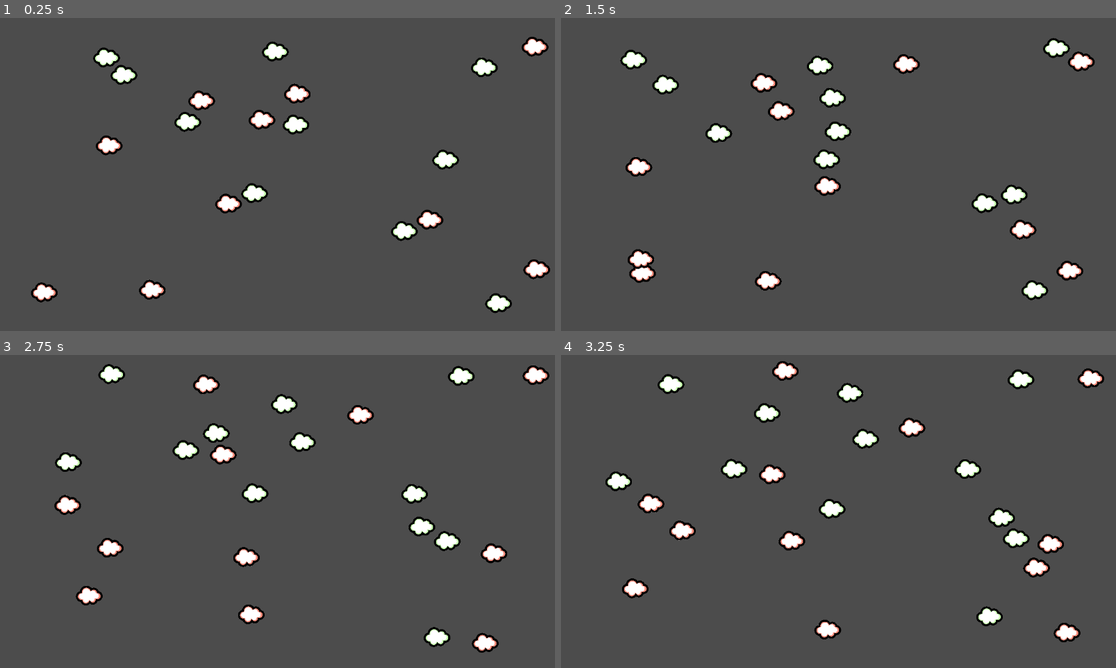
Above: before the commit, frames 1-4 (two rows, left to right).
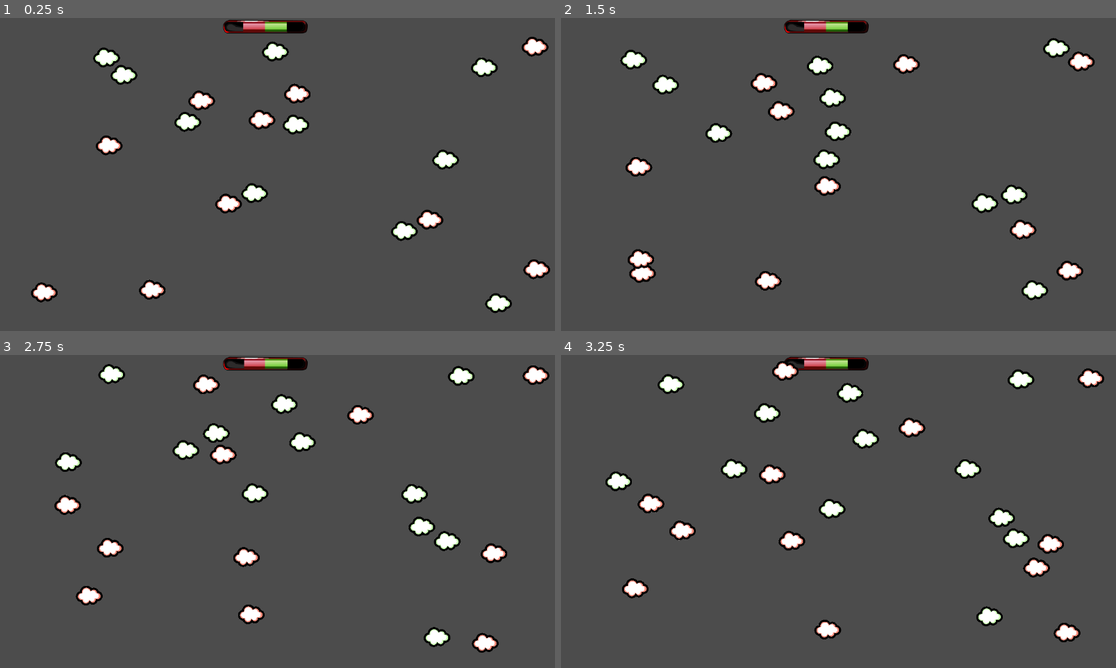
Above: after the commit, the same moments.

Repository: JadeMaveric/GMTK20
Game: Godot game, scene res://main.tscn
Same seed, same stepped clock (60 frames per second), same inputs: the game is played once before the commit and once after it.
Inputs (mouse positions are in pixels of both pictures, inside the frame that each line leads up to):
- Up to frame 1 (0.25 s): no input
- Up to frame 2 (1.5 s): move the mouse to (838, 64) at 0.52 s; click (838, 64) at 0.67 s; move the mouse to (633, 265) at 1.27 s; click (633, 265) at 1.42 s
- Up to frame 3 (2.75 s): move the mouse to (405, 527) at 2.02 s; click (405, 527) at 2.17 s
- Up to frame 4 (3.25 s): move the mouse to (1054, 555) at 2.77 s; click (1054, 555) at 2.92 s

The runs differ from the first frame. In frame 1, 0.6% of the frame differs, in the area x 40-56%, y 0-5%; in frame 2, 0.6%; in frame 3, 0.6%; in frame 4, 0.6%.

Commit message:
Add crude addiction|boredom bar

Diff:
--- /dev/null
+++ b/gui/controller.gd
@@ -0,0 +1,18 @@
+extends MarginContainer
+
+
+onready var red_label = $Bar/BaddiesCount
+onready var red_bar = $Bar/Baddies
+onready var green_label = $Bar/GoodiesCount
+onready var green_bar = $Bar/Goodies
+onready var tween = $Tween
+
+
+# Called when the node enters the scene tree for the first time.
+func _ready():
+	pass
+
+
+# Called every frame. 'delta' is the elapsed time since the previous frame.
+#func _process(delta):
+#	pass
--- /dev/null
+++ b/gui/gui.tscn
@@ -0,0 +1,56 @@
+[gd_scene load_steps=6 format=2]
+
+[ext_resource path="res://gui/bar_red.png" type="Texture" id=1]
+[ext_resource path="res://gui/bar_red_bg.png" type="Texture" id=2]
+[ext_resource path="res://gui/bar_green_bg.png" type="Texture" id=3]
+[ext_resource path="res://gui/bar_green.png" type="Texture" id=4]
+[ext_resource path="res://gui/controller.gd" type="Script" id=5]
+
+[node name="GUI" type="MarginContainer"]
+anchor_left = 0.5
+anchor_right = 0.5
+margin_left = -128.0
+margin_right = 88.0
+margin_bottom = 41.0
+mouse_default_cursor_shape = 2
+script = ExtResource( 5 )
+__meta__ = {
+"_edit_use_anchors_": false
+}
+
+[node name="Tween" type="Tween" parent="."]
+
+[node name="Bar" type="HBoxContainer" parent="."]
+margin_right = 216.0
+margin_bottom = 41.0
+custom_constants/separation = 0
+
+[node name="BaddiesCount" type="Label" parent="Bar"]
+visible = false
+margin_top = 13.0
+margin_right = 8.0
+margin_bottom = 27.0
+text = "0"
+
+[node name="Baddies" type="TextureProgress" parent="Bar"]
+margin_right = 100.0
+margin_bottom = 41.0
+value = 9.0
+texture_under = ExtResource( 2 )
+texture_progress = ExtResource( 1 )
+fill_mode = 1
+
+[node name="Goodies" type="TextureProgress" parent="Bar"]
+margin_left = 100.0
+margin_right = 200.0
+margin_bottom = 41.0
+texture_under = ExtResource( 3 )
+texture_progress = ExtResource( 4 )
+
+[node name="GoodiesCount" type="Label" parent="Bar"]
+visible = false
+margin_left = 200.0
+margin_top = 13.0
+margin_right = 208.0
+margin_bottom = 27.0
+text = "0"
--- /dev/null
+++ b/main.gd
@@ -0,0 +1,40 @@
+extends Node
+
+
+# Declare member variables here. Examples:
+# var a = 2
+# var b = "text"
+
+func thought_count():
+	var goodies = 0
+	var baddies = 0
+	for child in $ThoughtController.get_children():
+		if child.is_in_group("good_thought"):
+			goodies += 1
+		elif child.is_in_group("bad_thought"):
+			baddies += 1
+	return {"goodies": goodies, "baddies": baddies}
+
+
+# Called when the node enters the scene tree for the first time.
+func _ready():
+	pass # Replace with function body.
+
+
+# Called every frame. 'delta' is the elapsed time since the previous frame.
+func _process(delta):
+	var count = thought_count()
+	var goodies :float = float(count["goodies"])
+	var baddies :float = float(count["baddies"])
+
+	if goodies == 0 and baddies == 0:
+		return
+
+	var good_score = goodies / (goodies + baddies)
+	var bad_score = baddies / (goodies + baddies)
+
+	$GUI/Bar/Goodies.set_as_ratio(good_score)
+	$GUI/Bar/Baddies.set_as_ratio(bad_score)
+
+	$GUI/Bar/GoodiesCount.text = str(goodies)
+	$GUI/Bar/BaddiesCount.text = str(baddies)
--- a/main.tscn
+++ b/main.tscn
@@ -1,11 +1,17 @@
-[gd_scene load_steps=3 format=2]
+[gd_scene load_steps=5 format=2]
 
+[ext_resource path="res://gui/gui.tscn" type="PackedScene" id=1]
 [ext_resource path="res://thoughts/controller.gd" type="Script" id=2]
+[ext_resource path="res://main.gd" type="Script" id=3]
 
 [sub_resource type="RectangleShape2D" id=1]
 extents = Vector2( 664.12, 10 )
 
-[node name="Main" type="Node2D"]
+[node name="Main" type="Node"]
+script = ExtResource( 3 )
+
+[node name="GUI" parent="." instance=ExtResource( 1 )]
+margin_bottom = 81.0
 
 [node name="ThoughtController" type="Node" parent="."]
 script = ExtResource( 2 )
Binary file added: gui/bar_green.png
Not shown, added: gui/bar_green.png.import
Binary file added: gui/bar_green_bg.png
Not shown, added: gui/bar_green_bg.png.import
Binary file added: gui/bar_red.png
Not shown, added: gui/bar_red.png.import
Binary file added: gui/bar_red_bg.png
Not shown, added: gui/bar_red_bg.png.import
